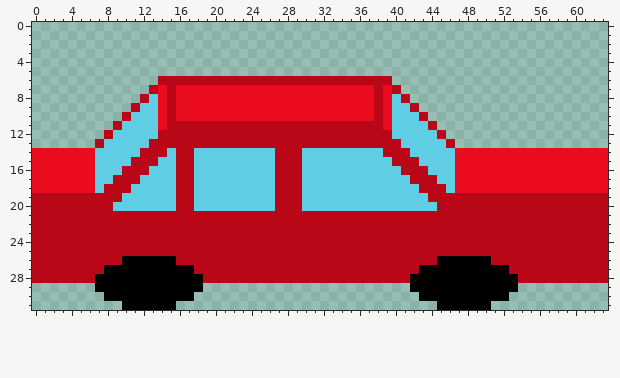
One commit to this pixel-art file: assets/Tiles/car_red.aseprite. Above: the version before the commit.
64x32 pixels, 1 frame.
And afterwards:
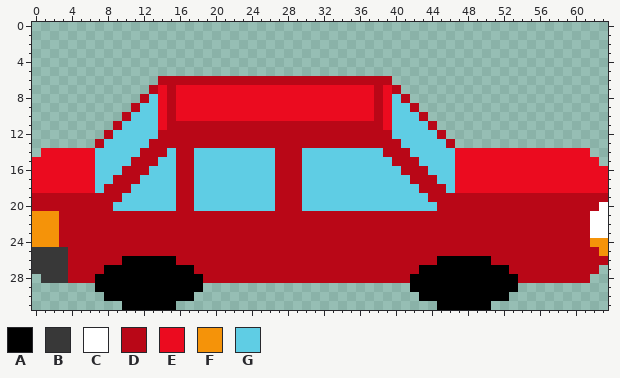
Palette (. is transparent): A #000000  B #383838  C #ffffff  D #b90717  E #eb0b1f  F #f59309  G #5fcde4
From old to new:
@@ x 0..63 @@
 13 .......DGGGGGDDDDDDDDDDDDDDDDDDDDDDDDDDDDGGGGGD.................
-14 EEEEEEEGGGGGDDDGDDGGGGGGGGGDDDGGGGGGGGGDDDGGGGGEEEEEEEEEEEEEEEEE
-15 EEEEEEEGGGGDDDGGDDGGGGGGGGGDDDGGGGGGGGGGDDDGGGGEEEEEEEEEEEEEEEEE
+14 .EEEEEEGGGGGDDDGDDGGGGGGGGGDDDGGGGGGGGGDDDGGGGGEEEEEEEEEEEEEEE..
+15 EEEEEEEGGGGDDDGGDDGGGGGGGGGDDDGGGGGGGGGGDDDGGGGEEEEEEEEEEEEEEEE.
 16 EEEEEEEGGGDDDGGGDDGGGGGGGGGDDDGGGGGGGGGGGDDDGGGEEEEEEEEEEEEEEEEE
@@ x 0..63 @@
 19 DDDDDDDDDDGGGGGGDDGGGGGGGGGDDDGGGGGGGGGGGGGGDDDDDDDDDDDDDDDDDDDD
-20 DDDDDDDDDGGGGGGGDDGGGGGGGGGDDDGGGGGGGGGGGGGGGDDDDDDDDDDDDDDDDDDD
-21 DDDDDDDDDDDDDDDDDDDDDDDDDDDDDDDDDDDDDDDDDDDDDDDDDDDDDDDDDDDDDDDD
-22 DDDDDDDDDDDDDDDDDDDDDDDDDDDDDDDDDDDDDDDDDDDDDDDDDDDDDDDDDDDDDDDD
-23 DDDDDDDDDDDDDDDDDDDDDDDDDDDDDDDDDDDDDDDDDDDDDDDDDDDDDDDDDDDDDDDD
-24 DDDDDDDDDDDDDDDDDDDDDDDDDDDDDDDDDDDDDDDDDDDDDDDDDDDDDDDDDDDDDDDD
-25 DDDDDDDDDDDDDDDDDDDDDDDDDDDDDDDDDDDDDDDDDDDDDDDDDDDDDDDDDDDDDDDD
-26 DDDDDDDDDDAAAAAADDDDDDDDDDDDDDDDDDDDDDDDDDDDDAAAAAADDDDDDDDDDDDD
-27 DDDDDDDDAAAAAAAAAADDDDDDDDDDDDDDDDDDDDDDDDDAAAAAAAAAADDDDDDDDDDD
-28 DDDDDDDAAAAAAAAAAAADDDDDDDDDDDDDDDDDDDDDDDAAAAAAAAAAAADDDDDDDDDD
+20 DDDDDDDDDGGGGGGGDDGGGGGGGGGDDDGGGGGGGGGGGGGGGDDDDDDDDDDDDDDDDDDC
+21 FFFDDDDDDDDDDDDDDDDDDDDDDDDDDDDDDDDDDDDDDDDDDDDDDDDDDDDDDDDDDDCC
+22 FFFDDDDDDDDDDDDDDDDDDDDDDDDDDDDDDDDDDDDDDDDDDDDDDDDDDDDDDDDDDDCC
+23 FFFDDDDDDDDDDDDDDDDDDDDDDDDDDDDDDDDDDDDDDDDDDDDDDDDDDDDDDDDDDDCC
+24 FFFDDDDDDDDDDDDDDDDDDDDDDDDDDDDDDDDDDDDDDDDDDDDDDDDDDDDDDDDDDDFF
+25 BBBBDDDDDDDDDDDDDDDDDDDDDDDDDDDDDDDDDDDDDDDDDDDDDDDDDDDDDDDDDDDF
+26 BBBBDDDDDDAAAAAADDDDDDDDDDDDDDDDDDDDDDDDDDDDDAAAAAADDDDDDDDDDDDD
+27 BBBBDDDDAAAAAAAAAADDDDDDDDDDDDDDDDDDDDDDDDDAAAAAAAAAADDDDDDDDDD.
+28 .BBBDDDAAAAAAAAAAAADDDDDDDDDDDDDDDDDDDDDDDAAAAAAAAAAAADDDDDDDD..
 29 .......AAAAAAAAAAAA.......................AAAAAAAAAAAA..........
